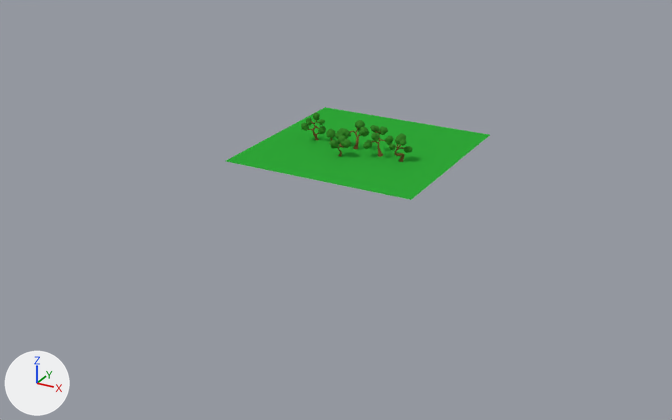
Two versions of the Blender file development/LOCATIONS/Floresta.blend, one commit apart.
Camera for both pictures: a camera (50 mm lens) standing at (53.6, -101.7, 42.2) and looking at (-1.4, -1.8, -7.8). Every picture has the same lights, and +X, +Y and +Z are marked at lower left.

In view in the first picture: 'LowPoly Tree 01', 'LowPoly Tree 05', 'LowPoly Tree 07', 'Plane'.
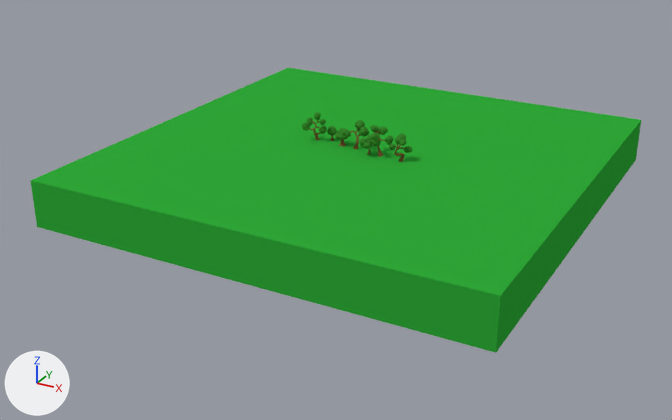
Changed parts and their boxes (x1, y1, x2, y2) in the pictures (672 x 420 px):
'Plane', reshaped, rescaled (131% wider, 204% taller): before (226, 107, 490, 200); after (30, 68, 641, 353)
'LowPoly Tree 07', moved: before (330, 136, 352, 156); after (359, 134, 381, 155)
'LowPoly Tree 05', moved: before (301, 112, 326, 140); after (302, 112, 327, 140)
'LowPoly Tree 01', moved: before (327, 129, 336, 141); after (327, 126, 337, 141)

Edits to the bpy script that builds the scene:
```text
Change me_plane:
    where me_plane.from_pydata(...)  # 4 vertices, 1 face; spans x -1.0..1.0, y -1.0..1.0, z 0.0
    used by ob_plane; location = (0.3, 2.5, 0.0); scale = (-13.1, -13.1, -13.1)
    verts and faces of me_plane; kept vertices keep their numbers, new ones are numbered from 4
    before: 0 (-1.0, -1.0, 0.0) at pixel (490, 134), 1 (1.0, -1.0, 0.0) at pixel (325, 107), 2 (-1.0, 1.0, 0.0) at pixel (411, 199), 3 (1.0, 1.0, 0.0) at pixel (224, 161)
    me_plane part 1
    add delete_faces([(0, 1, 3, 2)])
    add for new, old in zip([*range(4, 8)], [*range(0, 4)]): verts[new] = verts[old] + (0.0, 0.0, 0.21)
    add faces += [(0, 2, 3, 1), (4, 5, 7, 6), (1, 3, 7, 5), (0, 4, 6, 2), (2, 6, 7, 3), (0, 1, 5, 4)]
Change ob_plane:
    ob_plane.scale: (-13.1, -13.1, -13.1) -> (-29.9, -29.9, -29.9)
Change ob_lowpoly_tree_01:
    ob_lowpoly_tree_01.location: (-3.0, 1.9, 0.0) -> (-3.5, 3.0, 0.0)
Change ob_lowpoly_tree_07:
    ob_lowpoly_tree_07.location: (-0.5, -1.9, 1.3) -> (2.5, 0.4, 1.3)
Change ob_lowpoly_tree_05:
    ob_lowpoly_tree_05.location: (-6.6, 2.0, -0.1) -> (-6.5, 2.1, -0.1)
```
